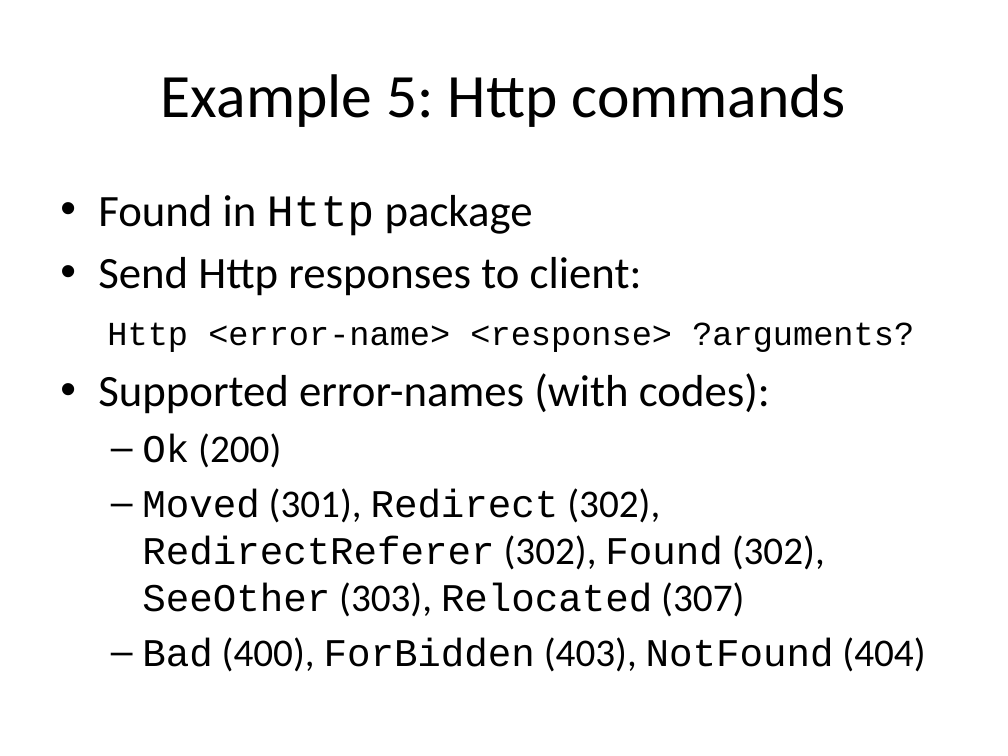
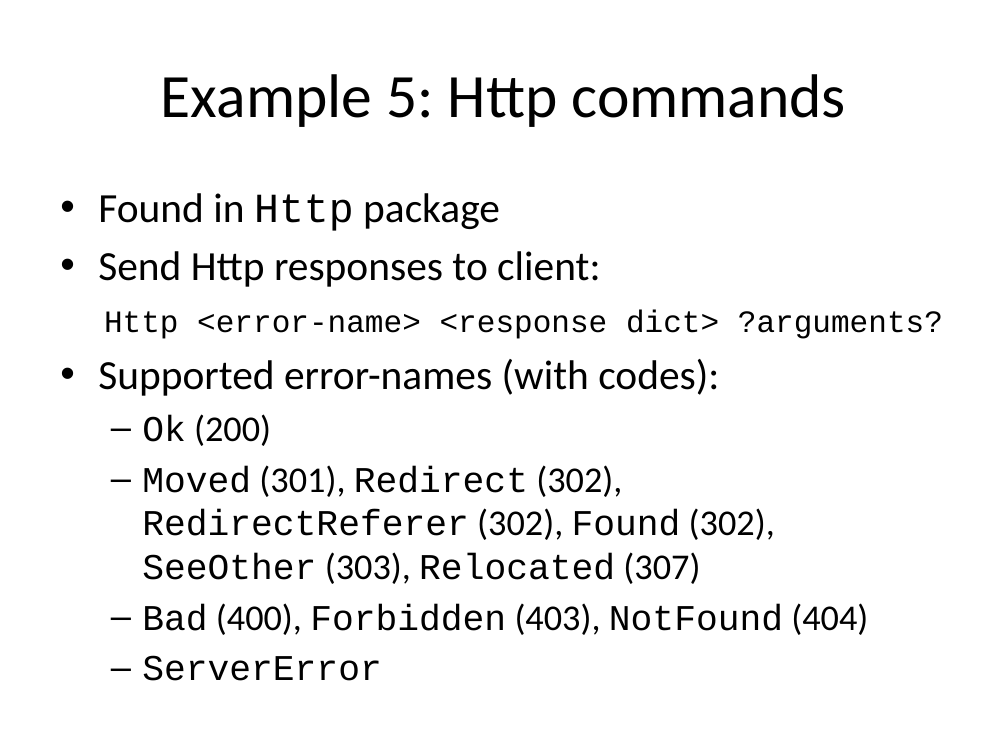
Before and after one commit to jdc8/wubwikit, a slide deck: slide 35 of wubexamples/Lets_Wub.pptx. Drawn at 1008x756 pixels with LibreOffice and Linux fonts; fonts in the diff are those of the drawing; background and template pictures are left out. Boxes give left, top, right and bottom in pixels: in the first picture for what was removed or moved away, otherwise in the second. Text is boxed around its words. In the diff, an @@ line names an element or a change of style, - is before the commit and + after.

```diff
--- a/wubexamples/Lets_Wub.pptx
+++ b/wubexamples/Lets_Wub.pptx
@@ text at (98, 193, 775, 584): size 32 to 29.6 pt in "Found in Http package", "Send Http responses to client:", "Supported error-names (with codes):"; size 28 to 25.9 pt in "Ok (200)", "Moved (301), Redirect (302), RedirectReferer (302), Found ..." @@
@@ text at (104, 310, 943, 339): text changed; size 24 to 22.2 pt @@
-Http <error-name> <response> ?arguments?
+Http <error-name> <response dict> ?arguments?
@@ text at (142, 603, 868, 681): text changed; size 28 to 25.9 pt @@
-  – Bad (400), ForBidden (403), NotFound (404)
+  – Bad (400), Forbidden (403), NotFound (404)
+  – ServerError
```
Also in this commit, not shown: 19 other slides changed.
